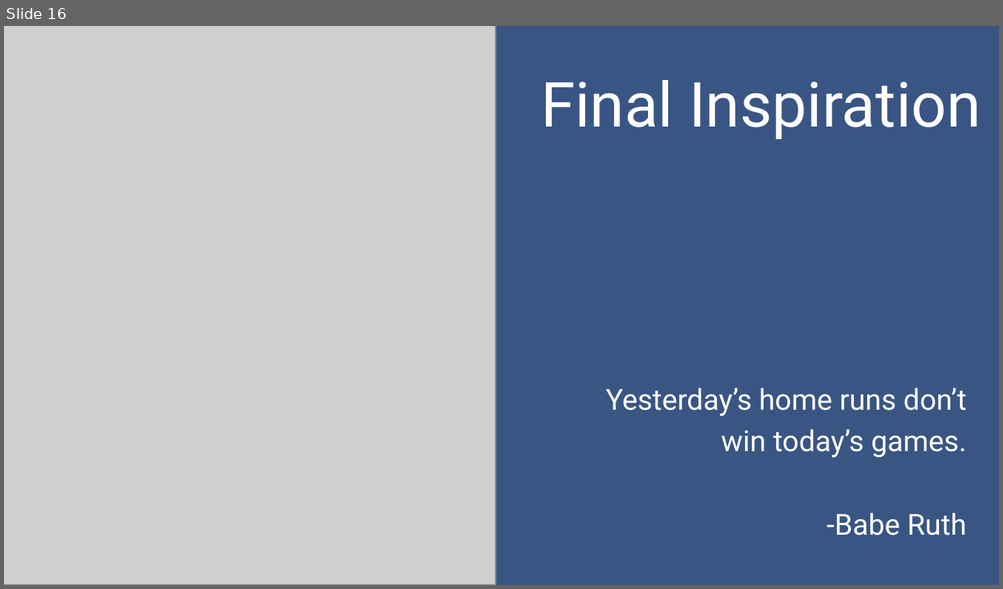
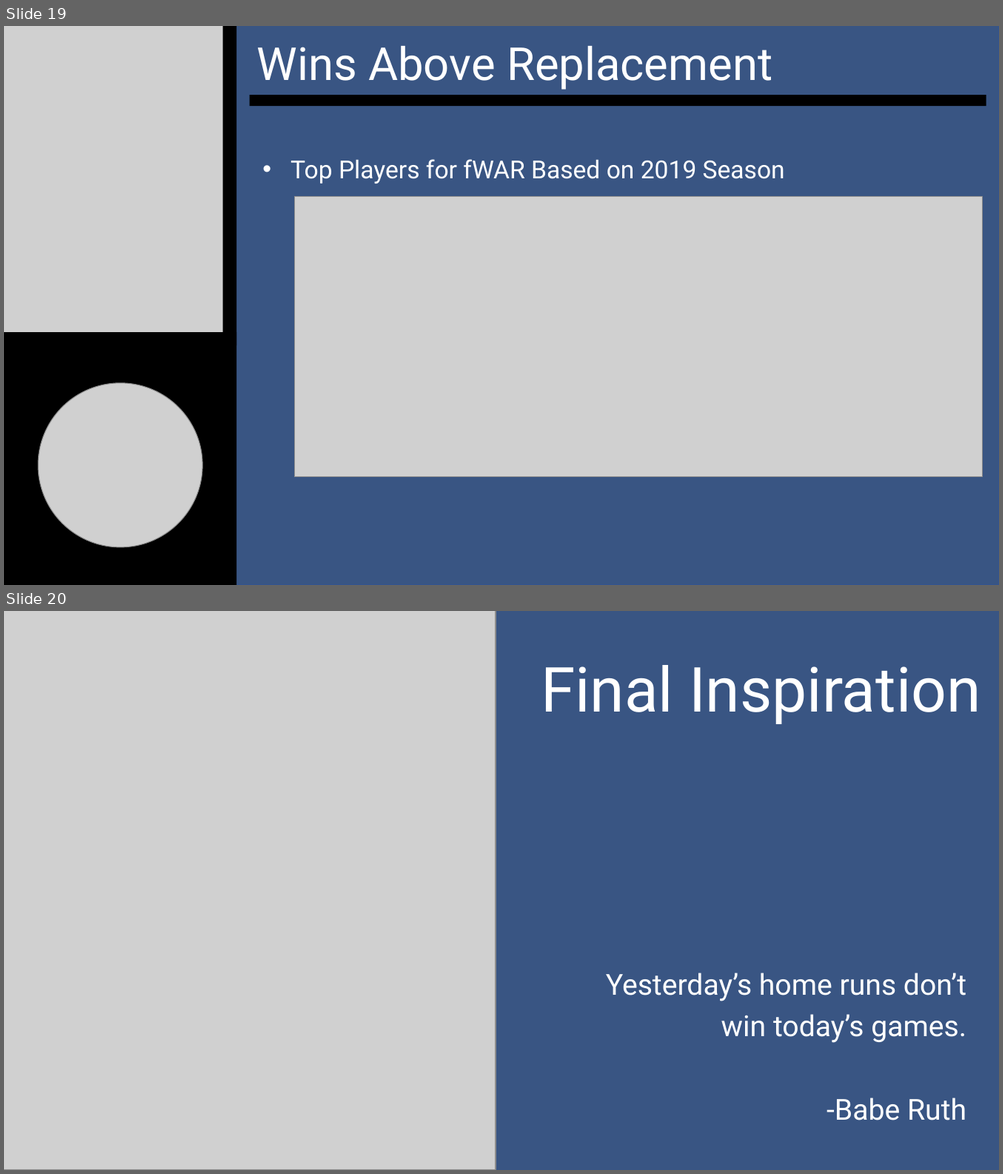
Before and after one commit to SuperMarioGiacomazzo/STOR390_WEBSITE, a slide deck: Slides/Baseball 6/Baseball_6_Lecture.pptx. Shown one above the other, each under a label of ours: slide 16 before the commit, slides 19 and 20 after it. The pictures are 1003x589 and 1003x1174 pixels, drawn with LibreOffice and Linux fonts; fonts in the diff are those of the drawing; grey boxes stand for pictures. Boxes give left, top, right and bottom in pixels: in the first picture for what was removed or moved away, otherwise in the second. Text is boxed around its words. In the diff, an @@ line names an element or a change of style, - is before the commit and + after.

```diff
--- a/Slides/Baseball 6/Baseball_6_Lecture.pptx
+++ b/Slides/Baseball 6/Baseball_6_Lecture.pptx
@@ slide 19 added at (4, 26, 999, 585), background #002060 @@
@@ rectangle added at (4, 26, 999, 585), fill #395583, outline #325491 1 pt @@
@@ picture added at (4, 26, 223, 346) @@
@@ rectangle added at (223, 26, 237, 346), fill #000000 @@
@@ subtitle added at (257, 46, 772, 90), 44 pt, text #FFFFFF @@
+Wins Above Replacement
@@ rectangle added at (250, 95, 986, 106), fill #000000 @@
@@ text added at (290, 159, 785, 184), 24 pt, text #FFFFFF @@
+• Top Players for fWAR Based on 2019 Season
@@ picture added at (294, 197, 982, 477) @@
@@ rectangle added at (4, 332, 237, 585), fill #000000 @@
@@ picture added at (38, 383, 202, 548) @@
@@ what was slide 16 is now slide 20 @@
```
Also in this commit, not shown: 10 slides changed, 3 other slides added, 10 other files.
